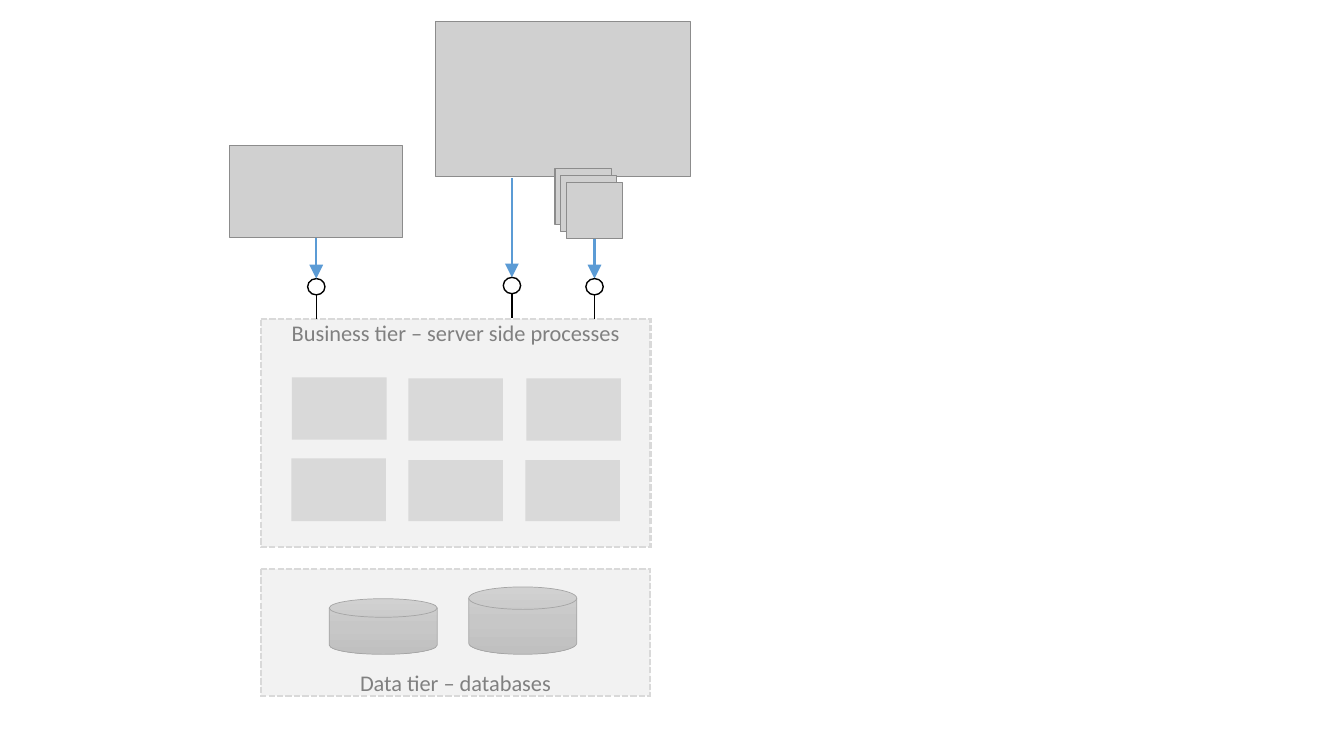
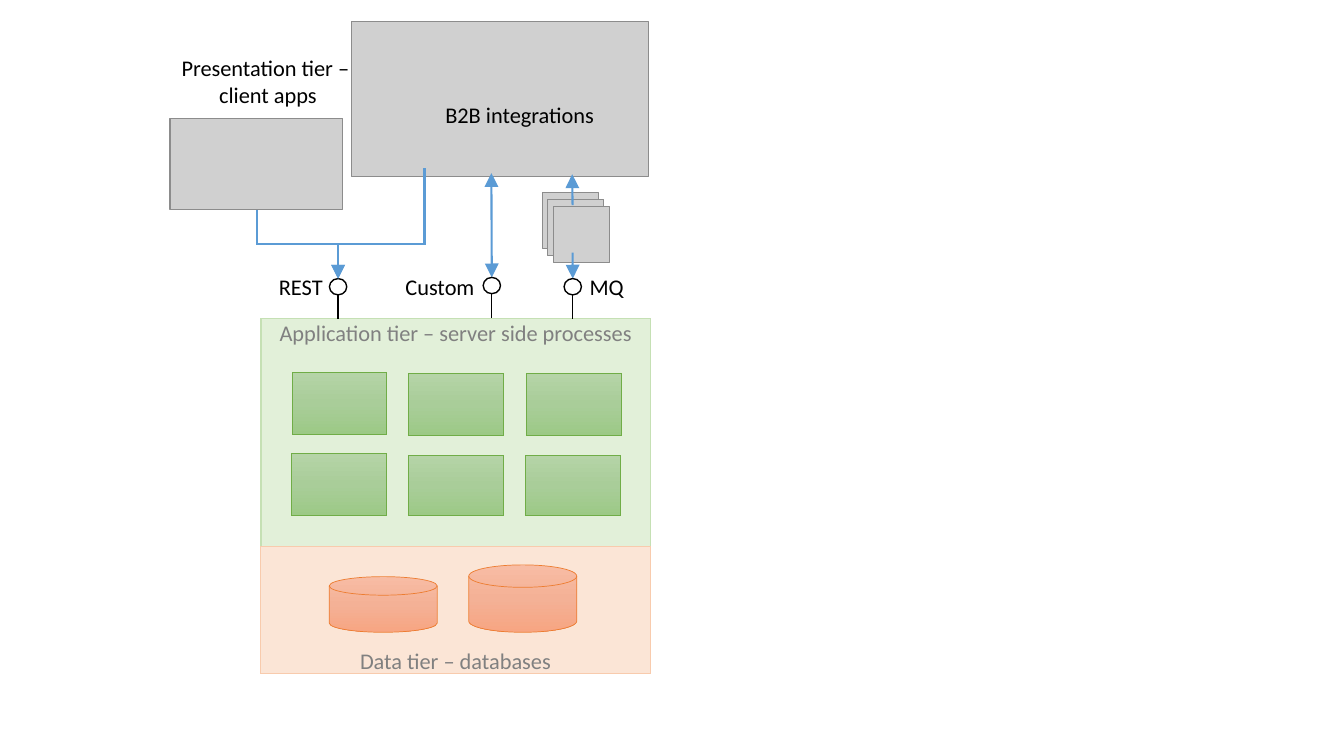
Before and after one commit to nwheels-io/NWheels, a slide deck: slide 2 of Docs/HighLevelArchitecture.pptx. Drawn at 1344x756 pixels with LibreOffice and Linux fonts; fonts in the diff are those of the drawing; grey boxes stand for pictures. Boxes give left, top, right and bottom in pixels: in the first picture for what was removed or moved away, otherwise in the second. Text is boxed around its words. In the diff, an @@ line names an element or a change of style, - is before the commit and + after.

Commit message:
Initial architecture slides - work in progress

```diff
--- a/Docs/HighLevelArchitecture.pptx
+++ b/Docs/HighLevelArchitecture.pptx
@@ picture: place and size @@
-picture at [436, 22, 691, 177]
+picture at [352, 22, 649, 177]
@@ text added at [182, 60, 333, 107], 16 pt, text #000000 @@
+Presentation tier –
+client apps
@@ picture: place and size @@
-picture at [230, 146, 403, 238]
+picture at [170, 118, 344, 210]
@@ text added at [445, 107, 594, 127], 16 pt, text #000000 @@
+B2B integrations
@@ elbow arrow added from (424, 168) to (338, 278), #5B9BD5 1.5 pt @@
@@ arrow moved from (512, 178) - (512, 277) to (492, 173) - (492, 277) @@
@@ arrow (492, 173) - (492, 277): arrow to double arrow @@
@@ arrow added from (573, 205) to (573, 174), #5B9BD5 1.5 pt @@
@@ 3 pictures: place and size @@
-3 pictures at [556, 168, 623, 239]
+3 pictures at [542, 193, 610, 263]
@@ arrow moved from (317, 238) - (317, 278) to (256, 210) - (338, 278) @@
@@ arrow (256, 210) - (338, 278): arrow to elbow arrow @@
@@ arrow moved from (595, 239) - (595, 278) to (573, 253) - (573, 278) @@
@@ text added at [279, 280, 323, 295], 16 pt, text #000000 @@
+REST
@@ ellipse: place and size @@
-ellipse at [308, 278, 325, 294]
+ellipse at [330, 278, 347, 294]
@@ line moved from (317, 319) - (317, 295) to (338, 319) - (338, 295) @@
@@ text added at [405, 280, 474, 295], 16 pt, text #000000 @@
+Custom
@@ 2 ellipses, 2 lines: place and size @@
-2 ellipses, 2 lines at [503, 277, 603, 319]
+2 ellipses, 2 lines at [483, 277, 582, 319]
@@ text added at [590, 280, 624, 298], 16 pt, text #000000 @@
+MQ
@@ rounded rectangle "Application tier – server side ..." at [261, 319, 651, 546]: fill #F2F2F2 to #E2F0D9; outline #D9D9D9 1.5 pt dashed to #C5E0B4 1 pt @@
@@ text in rounded rectangle at [280, 325, 632, 345]: text changed @@
-Business tier – server side processes
+Application tier – server side processes
@@ 6 rounded rectangles: place and size @@
-6 rounded rectangles at [291, 377, 621, 521]
+6 rounded rectangles at [291, 372, 621, 516]
@@ fill #D9D9D9 to gradient #B5D5A7 to #AACE9A to #9CC987; outline none to #70AD47 0.5 pt in 6 elements at [408, 373, 503, 436], [291, 454, 386, 516], [526, 373, 621, 436], [292, 372, 387, 435], [408, 455, 503, 515], [525, 455, 620, 515] @@
@@ rounded rectangle "Data tier – databases": place and size @@
-rounded rectangle "Data tier – databases" at [261, 569, 651, 696]
+rounded rectangle "Data tier – databases" at [261, 546, 651, 674]
@@ rounded rectangle "Data tier – databases" at [261, 546, 651, 674]: fill #F2F2F2 to #FBE5D6; outline #D9D9D9 1.5 pt dashed to #F8CBAD 1 pt @@
@@ cylinder: place and size @@
-cylinder at [469, 587, 577, 654]
+cylinder at [469, 565, 577, 632]
@@ cylinder at [469, 565, 577, 632]: fill gradient #D2D2D2 to #C8C8C8 to #C0C0C0 to gradient #F7BDA5 to #F5B196 to #F8A582; outline #A5A5A5 0.5 pt to #ED7D31 0.5 pt @@
@@ cylinder: place and size @@
-cylinder at [330, 599, 438, 654]
+cylinder at [330, 577, 438, 632]
@@ cylinder at [330, 577, 438, 632]: fill gradient #D2D2D2 to #C8C8C8 to #C0C0C0 to gradient #F7BDA5 to #F5B196 to #F8A582; outline #A5A5A5 0.5 pt to #ED7D31 0.5 pt @@
```
